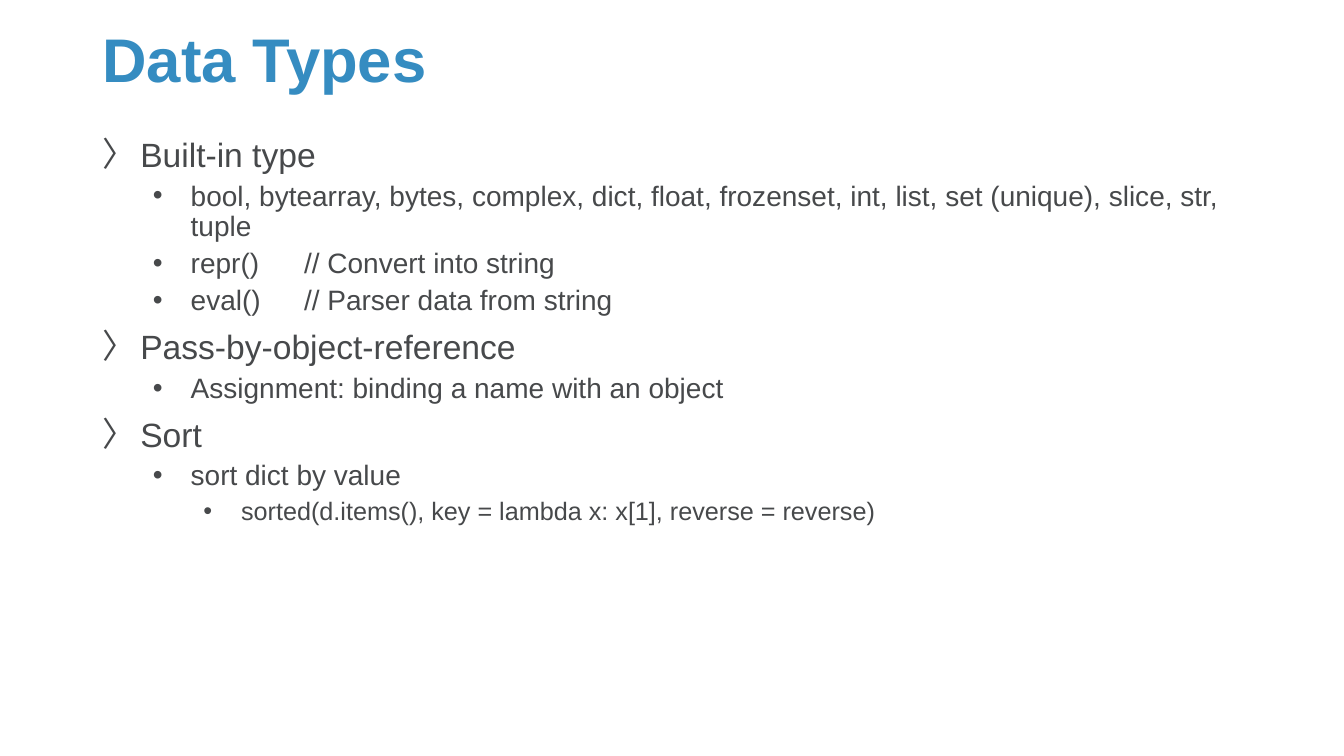
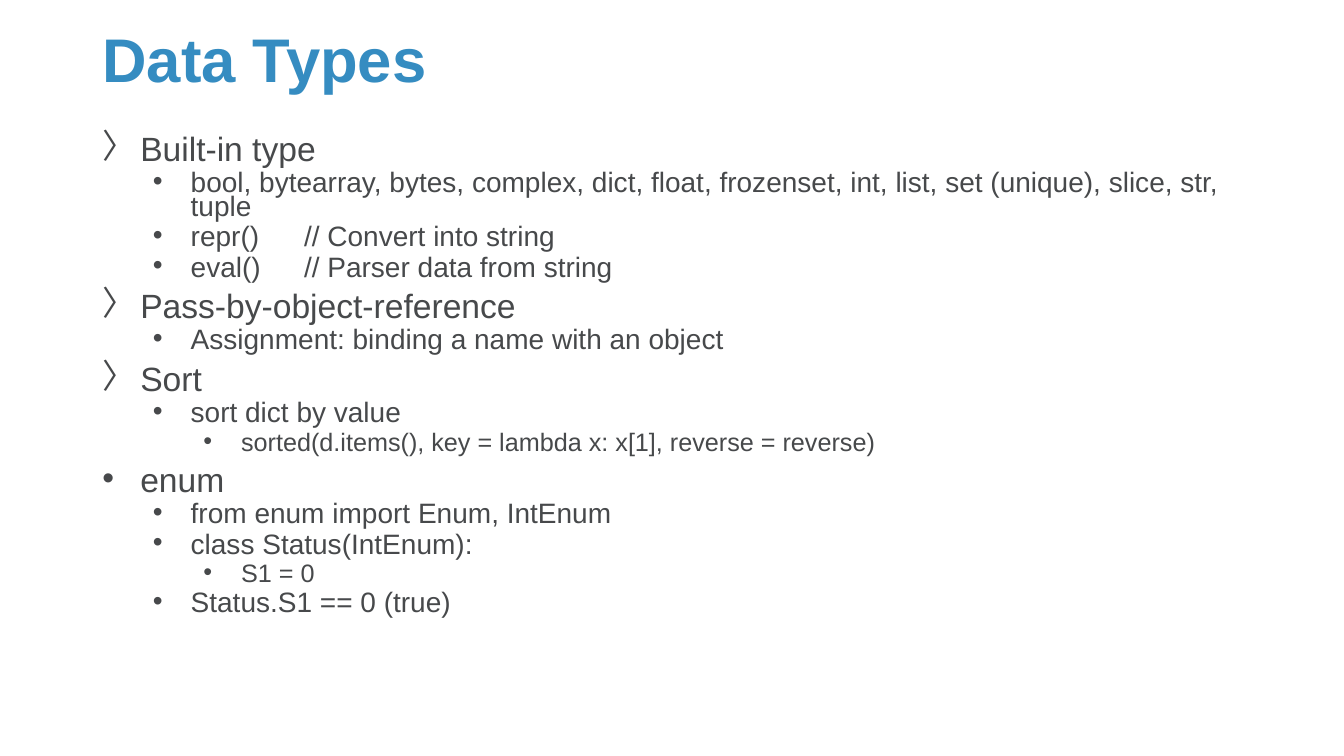
Before and after one commit to Sparks-Lu/TechNotes, a slide deck: slide 13 of Python/Python-Notes.pptx (slide 12 before the commit). Drawn at 1344x756 pixels with LibreOffice and Linux fonts; fonts in the diff are those of the drawing; background and template pictures are left out. Boxes give left, top, right and bottom in pixels: in the first picture for what was removed or moved away, otherwise in the second. Text is boxed around its words. In the diff, an @@ line names an element or a change of style, - is before the commit and + after.

```diff
--- a/Python/Python-Notes.pptx
+++ b/Python/Python-Notes.pptx
@@ text at (x1=140, y1=136, x2=1217, y2=457): line spacing 0.9 to 0.7 @@
@@ text at (x1=140, y1=474, x2=611, y2=617): paragraphs added @@
+• enum
+  • from enum import Enum, IntEnum
+  • class Status(IntEnum):
+    • S1 = 0
+  • Status.S1 == 0 (true)
```
Also in this commit, not shown: 10 other slides changed, 19 slides added.
